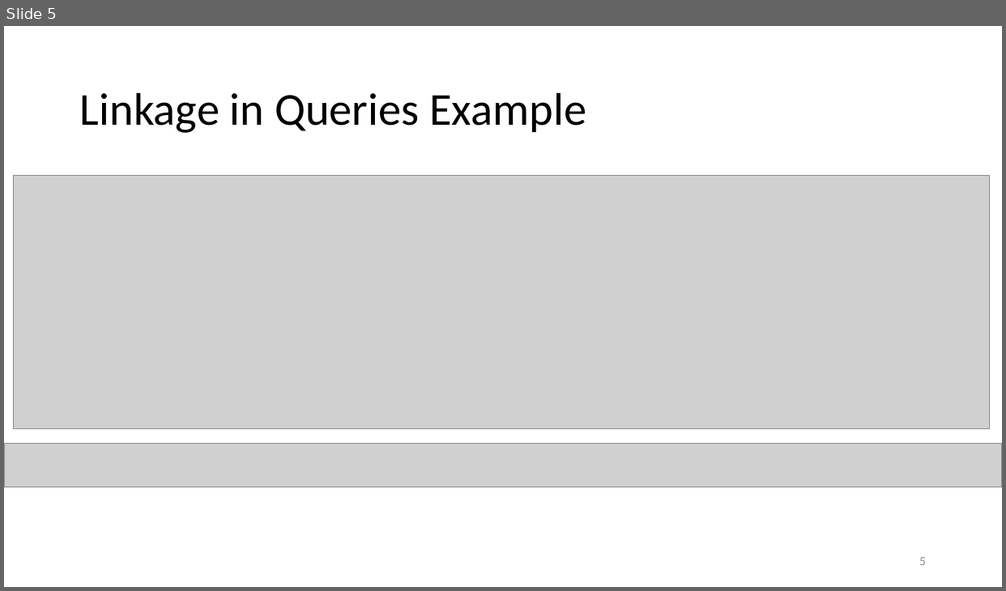
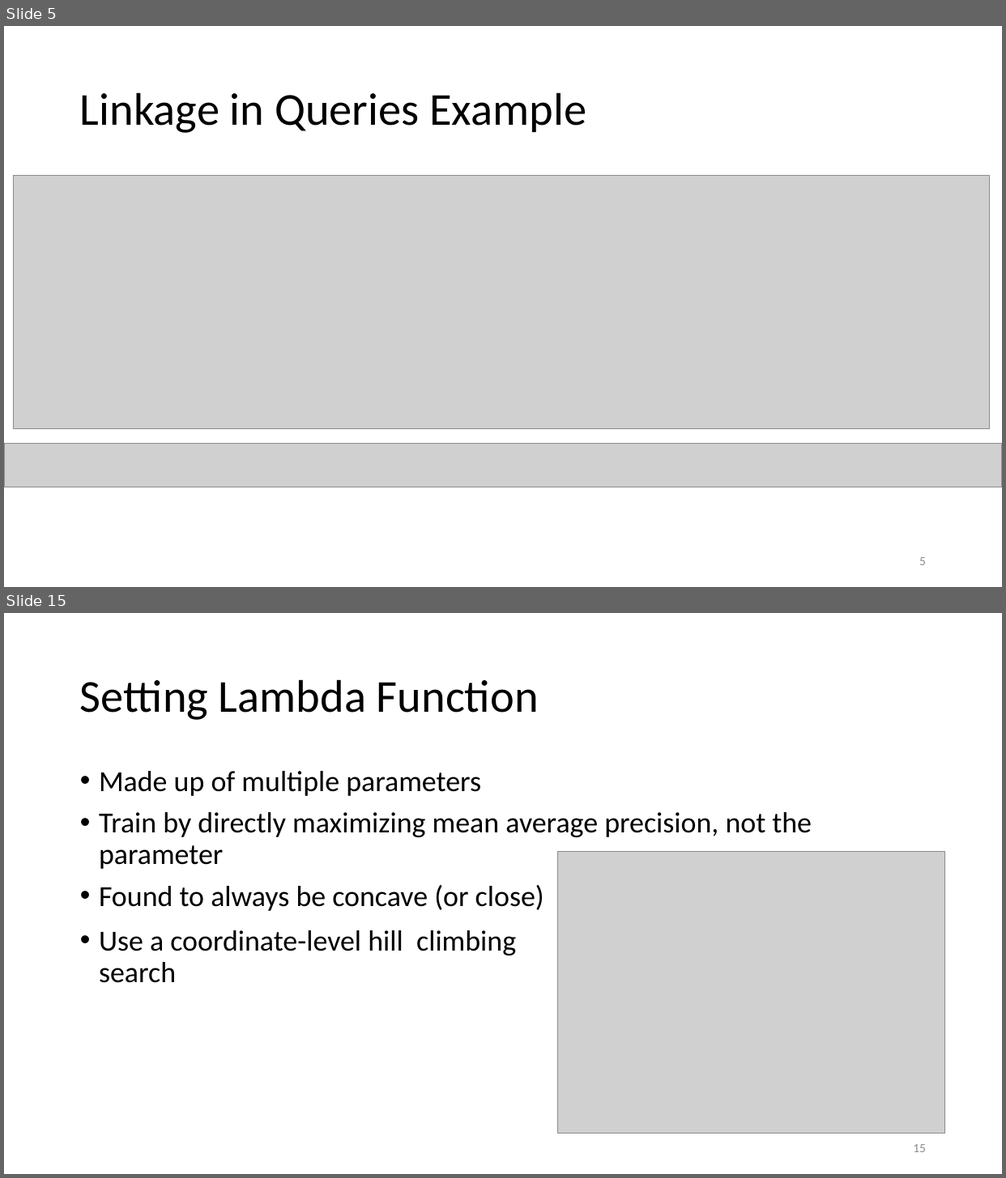
Before and after one commit to Miranda-C-Smith/cs834-f17, a slide deck: assignments/Presentation3/LanguageModelSlides.pptx. Shown one above the other, each under a label of ours: slide 5 before the commit, slides 5 and 15 after it; the slides between them are not shown. The pictures are 1006x591 and 1006x1178 pixels, drawn with LibreOffice and Linux fonts; fonts in the diff are those of the drawing; grey boxes stand for pictures. Boxes give left, top, right and bottom in pixels: in the first picture for what was removed or moved away, otherwise in the second. Text is boxed around its words. In the diff, an @@ line names an element or a change of style, - is before the commit and + after.

```diff
--- a/assignments/Presentation3/LanguageModelSlides.pptx
+++ b/assignments/Presentation3/LanguageModelSlides.pptx
@@ slide 15 added at (x1=4, y1=613, x2=1002, y2=1174), background #FFFFFF @@
@@ title added at (x1=80, y1=679, x2=539, y2=720), 44 pt, text #000000 @@
+Setting Lambda Function
@@ text added at (x1=99, y1=771, x2=812, y2=911), 28 pt, text #000000 @@
+• Made up of multiple parameters
+• Train by directly maximizing mean average precision, not the parameter
+• Found to always be concave (or close)
@@ picture added at (x1=558, y1=852, x2=944, y2=1134) @@
@@ text added at (x1=99, y1=931, x2=516, y2=983), 28 pt, text #000000 @@
+• Use a coordinate-level hill climbing search
@@ page number added at (x1=913, y1=1144, x2=926, y2=1152), 12 pt, text #8C8C8C @@
+15
```
Also in this commit, not shown: 6 slides changed, 9 other slides added, 1 slide removed, 4 other files.
